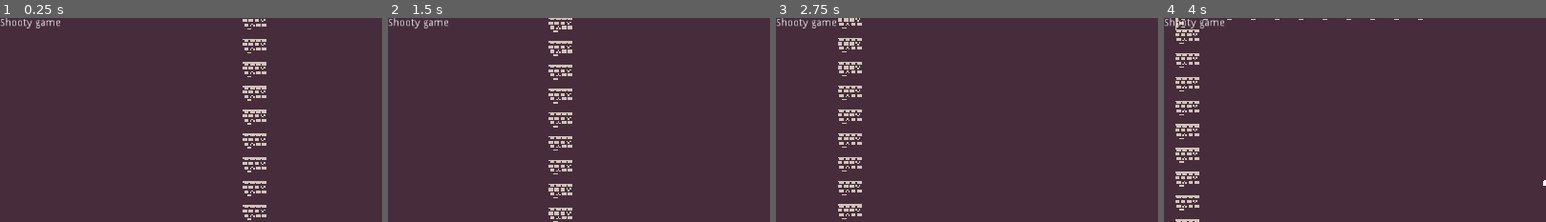
Above: before the commit, frames 1-4 (left to right).
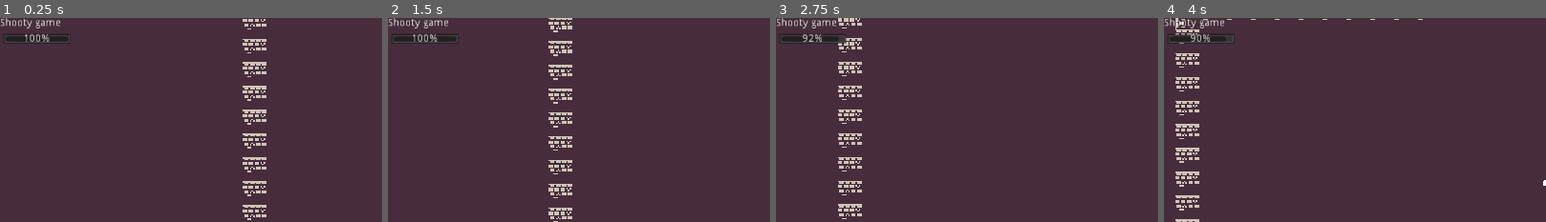
Above: after the commit, the same moments.

Repository: BasicLich/miz-jam-1-entry
Game: Godot game, scene res://Game.tscn
Same seed, same stepped clock (60 frames per second), same inputs: the game is played once before the commit and once after it.
Inputs:
- Up to frame 1 (0.25 s): no input
- Up to frame 2 (1.5 s): hold S (player_aim_down) 0.53-1.28 s; hold Right (player_right) from 0.53 s (still down); tap Z (player_jump) at 0.77 s; tap W (player_aim_up) at 1.35 s
- Up to frame 3 (2.75 s): tap Z (player_jump) at 1.52 s; release Right (player_right) at 2.03 s; hold Left (player_left) from 2.03 s (still down); tap } (player_next_weapon) at 2.1 s
- Up to frame 4 (4 s): release Left (player_left) at 2.78 s; hold Right (player_right) from 2.78 s (still down); tap { (player_prev_weapon) at 2.85 s; tap Z (player_jump) at 3.02, 3.77 s; hold X (player_shoot) from 3.53 s (still down)
The pictures show only the part of the screen within x 0-50%, y 0-50%; the shares and areas given below are measured in that part.

The runs differ from the first frame. In frame 1, 0.7% of the frame differs, in the area x 1-19%, y 7-13%; in frame 2, 0.7%; in frame 3, 0.7%; in frame 4, 0.7%.

Commit message:
Health system in progress.

Diff:
--- a/Actor.gd
+++ b/Actor.gd
@@ -6,6 +6,9 @@
 
 var moveSpeed := 1.0
 var initialJumpVel := 1.0
+
+var maxHealth := 100
+var health := 100
 
 var vel := Vector2(0, 0)
 var onFloor := false
@@ -71,3 +74,6 @@
 
 func prevWeapon():
 	w.switchWeapon(_findWeapon(w.type, -1))
+
+func takeDamage(value: int):
+	health = max(0, health - value)
--- a/Game.tscn
+++ b/Game.tscn
@@ -25,6 +25,15 @@
 "_edit_use_anchors_": false
 }
 
+[node name="PlayerHealth" type="ProgressBar" parent="UI"]
+margin_left = 4.0
+margin_top = 21.0
+margin_right = 95.0
+margin_bottom = 35.0
+__meta__ = {
+"_edit_use_anchors_": false
+}
+
 [node name="Guy1" parent="." instance=ExtResource( 3 )]
 position = Vector2( 584.66, 114.796 )
 
--- a/Player.gd
+++ b/Player.gd
@@ -7,6 +7,7 @@
 
 func _ready():
 	set_process(true)
+	_updateHealth()
 
 func _enter_tree():
 	add_to_group(TEAM)
@@ -39,3 +40,11 @@
 
 	if Input.is_action_just_pressed("player_prev_weapon"):
 		prevWeapon()
+
+func _updateHealth():
+	var pg := $"../UI/PlayerHealth" as ProgressBar
+	pg.value = health
+
+func takeDamage(value: int):
+	.takeDamage(value)
+	_updateHealth()
--- a/Projectile.gd
+++ b/Projectile.gd
@@ -5,6 +5,7 @@
 var sparkClass = preload("res://Spark.tscn")
 
 const SPEED := 15.0
+const DAMAGE := 2
 
 func _ready():
 	set_physics_process(true)
@@ -13,6 +14,8 @@
 	var dir := Vector2(cos(rotation), sin(rotation))
 	var col := move_and_collide(dir * SPEED)
 	if col != null:
+		if col.collider.has_method("takeDamage"):
+			col.collider.takeDamage(DAMAGE)
 		#print_debug("Collider: " + var2str(col.collider))
 		var s := sparkClass.instance() as Sprite
 		s.position = col.position
